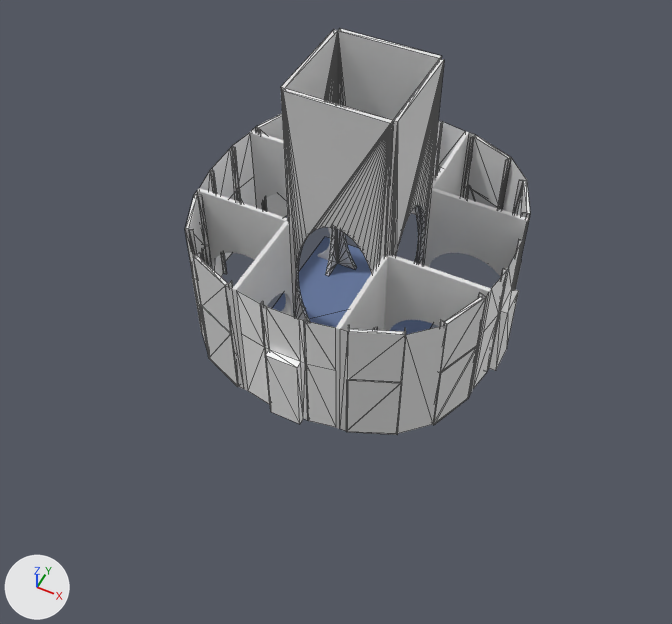
An edit to the glTF model Dalek_City/assets/models/SkaroSet.glb, drawn before and after from the same camera.
Rendered twice from a camera (50 mm lens) standing at (6.88, -15.05, 18.28) and looking at (0.33, -1.95, 1.91). The lights are fixed; the arrows at lower left show +X, +Y and +Z. Mesh edges are drawn as thin lines on the coarser meshes. Where no turn or scale is listed for an object, it has been applied to the vertices.

Names of what the first picture shows: 'Arch Round', 'Arch Round.004', 'Arch Round.007', 'Arch Round.008', 'Arch Round.009', 'Arch Round.011', 'Arch Round.012', 'Doorframe.005', 'Doorpanel.005', 'Ground Plane', "Panel - 3'.005", 'Wall Blank'.
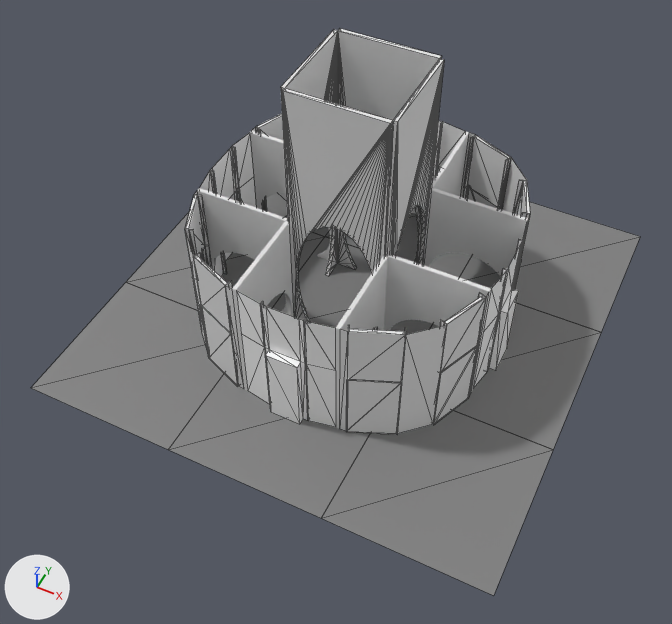
Commit message: Back to basic material

Where the newer file only moved an object's origin or applied its transform, the numbers keep the older frame.

What differs and where, as boxes [x1, y1, x2, y2] in the pictures (672 x 624 px):
```json
{"object": "Ground Plane.006", "change": "added", "after": [322, 410, 553, 596]}
{"object": "Ground Plane.008", "change": "added", "after": [31, 282, 224, 449]}
{"object": "Ground Plane.007", "change": "added", "after": [168, 374, 370, 518]}
{"object": "Ground Plane.001", "change": "added", "after": [459, 202, 640, 332]}
{"object": "Ground Plane.004", "change": "added", "after": [430, 303, 601, 449]}
{"object": "Ground Plane", "change": "recoloured", "before": [272, 237, 432, 335], "after": [272, 237, 432, 335], "on screen": "blue to grey"}
{"object": "Ground Plane.005", "change": "added", "after": [126, 211, 325, 310]}
{"object": "Ground Plane.002", "change": "added", "after": [325, 213, 471, 277]}
{"object": "Ground Plane.003", "change": "added", "after": [285, 216, 329, 236]}
```

Scene script edits in JSON lines:
```json
{"op": "set", "path": "mat_floor.base_color", "old": "(0.15, 0.217, 0.41)", "new": "(0.214, 0.214, 0.214)", "note": "blue #6c80ac -> grey #7f7f7f"}
{"op": "add", "block": "me_plane_018", "code": ["me_plane_018 = bpy.data.meshes.new('Plane.018')", "me_plane_018.from_pydata([(-2.0, -2.0, 0.0), (2.0, 2.0, 0.0), (-2.0, 2.0, 0.0), (2.0, -2.0, 0.0)], [], [(0, 1, 2), (0, 3, 1)])", "me_plane_018.materials.append(mat_floor)  # grey #7f7f7f"]}
{"op": "add", "block": "ob_ground_plane_008", "code": ["ob_ground_plane_008 = bpy.data.objects.new('Ground Plane.008', me_plane_018)", "ob_ground_plane_008.location = (-4.0, -4.0, 0.0)"]}
{"op": "add", "block": "ob_ground_plane_007", "code": ["ob_ground_plane_007 = bpy.data.objects.new('Ground Plane.007', me_plane_018.copy())", "ob_ground_plane_007.location = (0.0, -4.0, 0.0)"]}
{"op": "add", "block": "ob_ground_plane_006", "code": ["ob_ground_plane_006 = bpy.data.objects.new('Ground Plane.006', me_plane_018.copy())", "ob_ground_plane_006.location = (4.0, -4.0, 0.0)"]}
{"op": "add", "block": "ob_ground_plane_005", "code": ["ob_ground_plane_005 = bpy.data.objects.new('Ground Plane.005', me_plane_018.copy())", "ob_ground_plane_005.location = (-4.0, 0.0, 0.0)"]}
{"op": "add", "block": "ob_ground_plane_004", "code": ["ob_ground_plane_004 = bpy.data.objects.new('Ground Plane.004', me_plane_018.copy())", "ob_ground_plane_004.location = (4.0, 0.0, 0.0)"]}
{"op": "add", "block": "ob_ground_plane_003", "code": ["ob_ground_plane_003 = bpy.data.objects.new('Ground Plane.003', me_plane_018.copy())", "ob_ground_plane_003.location = (-4.0, 4.0, 0.0)"]}
{"op": "add", "block": "ob_ground_plane_002", "code": ["ob_ground_plane_002 = bpy.data.objects.new('Ground Plane.002', me_plane_018.copy())", "ob_ground_plane_002.location = (0.0, 4.0, 0.0)"]}
{"op": "add", "block": "ob_ground_plane_001", "code": ["ob_ground_plane_001 = bpy.data.objects.new('Ground Plane.001', me_plane_018.copy())", "ob_ground_plane_001.location = (4.0, 4.0, 0.0)"]}
```
